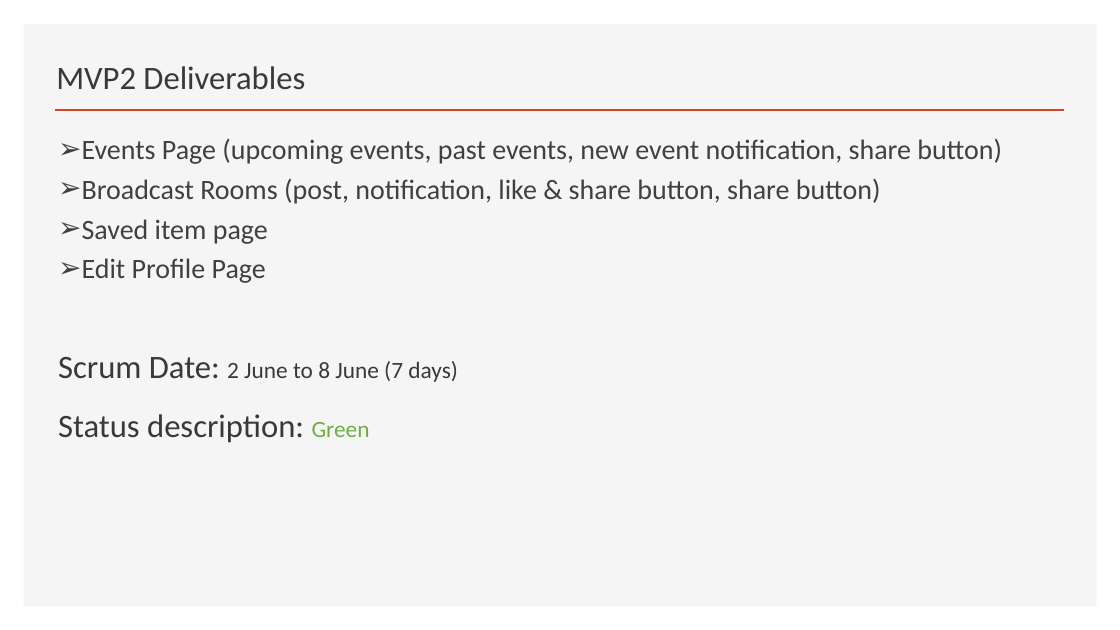
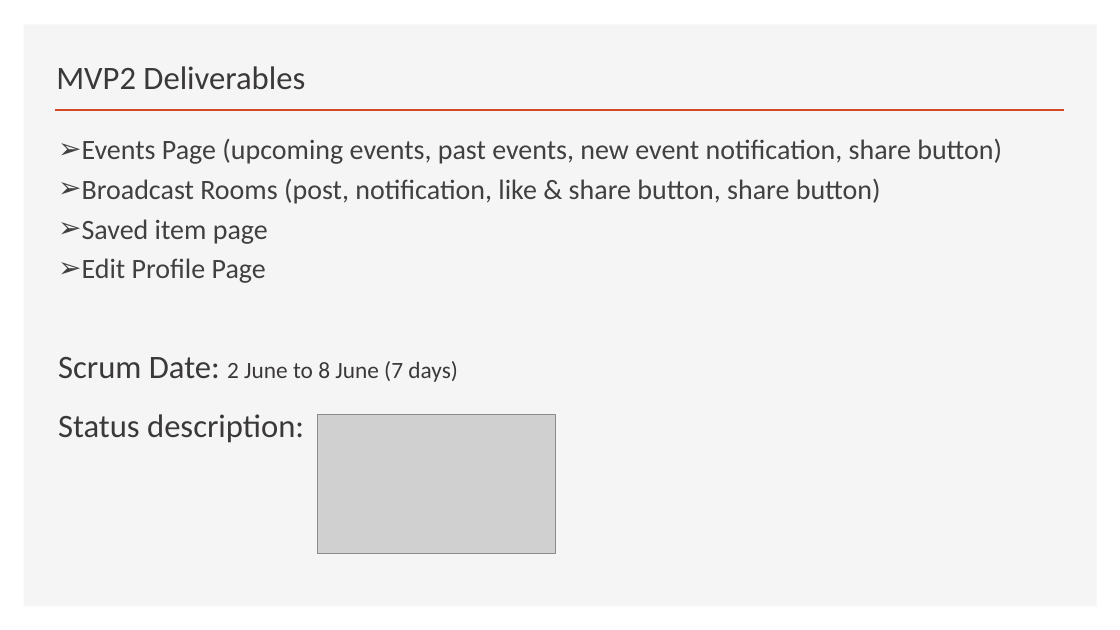
Before and after one commit to RMJ916/ense805-UN-goals-based-project, a slide deck: slide 4 of Activity4/presentation/MVP2 Presentation.pptx. Drawn at 1120x630 pixels with LibreOffice and Linux fonts; fonts in the diff are those of the drawing; grey boxes stand for pictures. Boxes give left, top, right and bottom in pixels: in the first picture for what was removed or moved away, otherwise in the second. Text is boxed around its words. In the diff, an @@ line names an element or a change of style, - is before the commit and + after.

```diff
--- a/Activity4/presentation/MVP2 Presentation.pptx
+++ b/Activity4/presentation/MVP2 Presentation.pptx
@@ text at (x1=58, y1=414, x2=304, y2=443): text changed @@
-Status description: Green
+Status description:
@@ picture added at (x1=318, y1=414, x2=555, y2=554) @@
```
